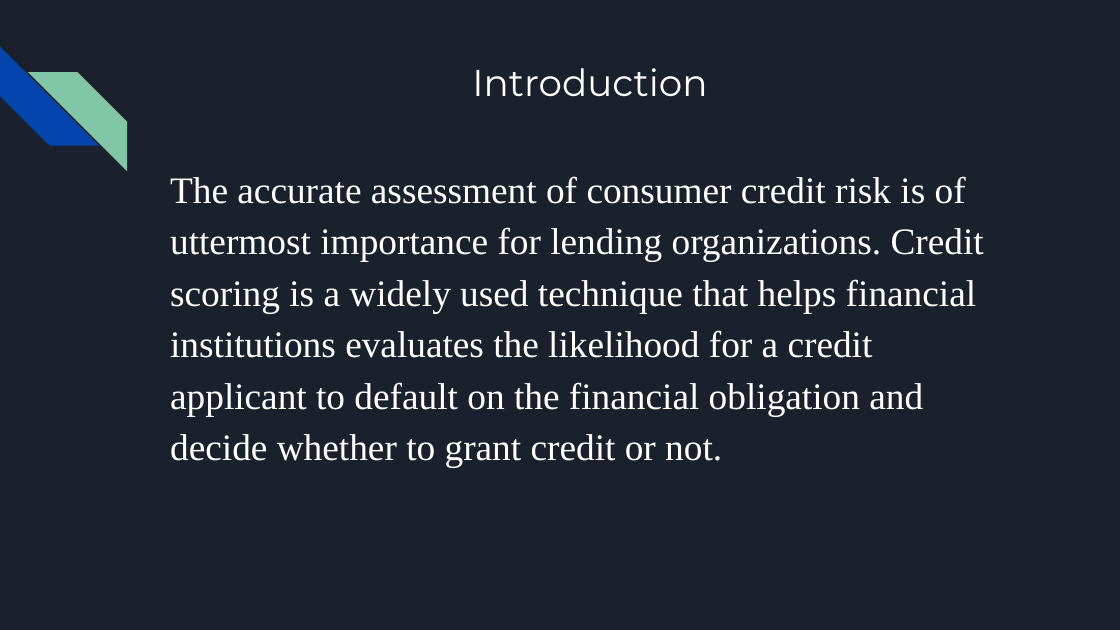
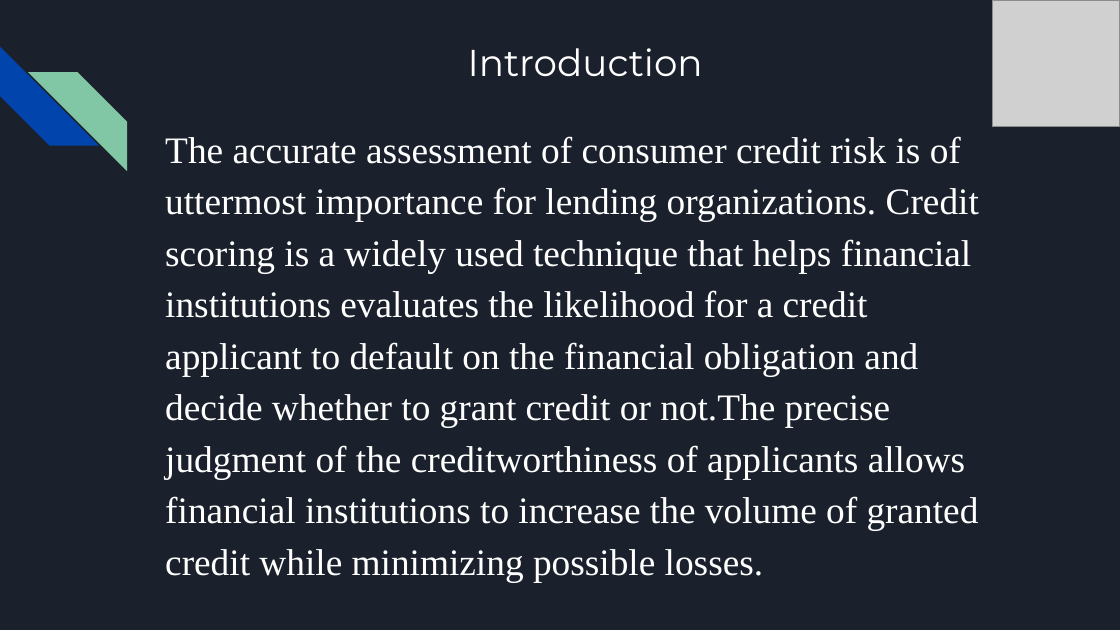
Before and after one commit to Rakesh-Naidu/Credit-card-approval-prediction, a slide deck: slide 5 of Credit Approval Prediction.pptx (slide 3 before the commit). Drawn at 1120x630 pixels with LibreOffice and Linux fonts; fonts in the diff are those of the drawing; grey boxes stand for pictures. Boxes give left, top, right and bottom in pixels: in the first picture for what was removed or moved away, otherwise in the second. Text is boxed around its words. In the diff, an @@ line names an element or a change of style, - is before the commit and + after.

Commit message:
edited doc and ppt

```diff
--- a/Credit Approval Prediction.pptx
+++ b/Credit Approval Prediction.pptx
@@ title "Introduction": place and size @@
-title "Introduction" at (472,68,707,96)
+title "Introduction" at (468,48,703,76)
@@ picture added at (992,0,1120,127) @@
@@ text at (165,136,979,530): text changed @@
-The accurate assessment of consumer credit risk is of uttermost importance for lending organizations. Credit scoring is a widely used technique that helps financial institutions evaluates the likelihood for a credit applicant to default on the financial obligation and decide whether to grant credit or not.
+The accurate assessment of consumer credit risk is of uttermost importance for lending organizations. Credit scoring is a widely used technique that helps financial institutions evaluates the likelihood for a credit applicant to default on the financial obligation and decide whether to grant credit or not.The precise judgment of the creditworthiness of applicants allows financial institutions to increase the volume of granted credit while minimizing possible losses.
```
Also in this commit, not shown: 13 other slides changed, 26 slides added, 4 slides removed, 4 other files.
